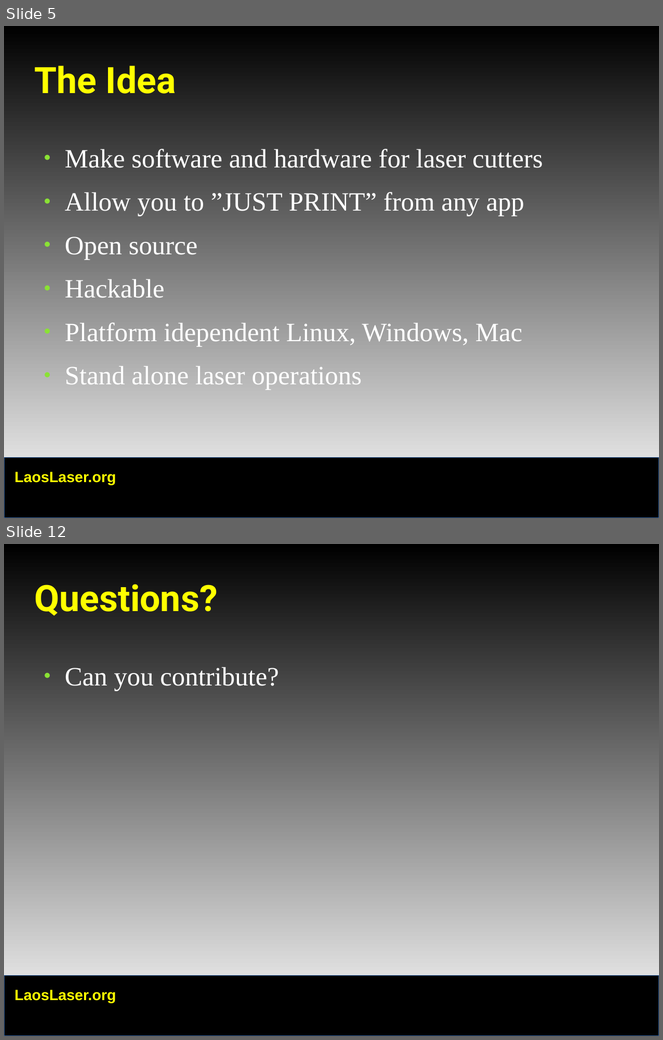
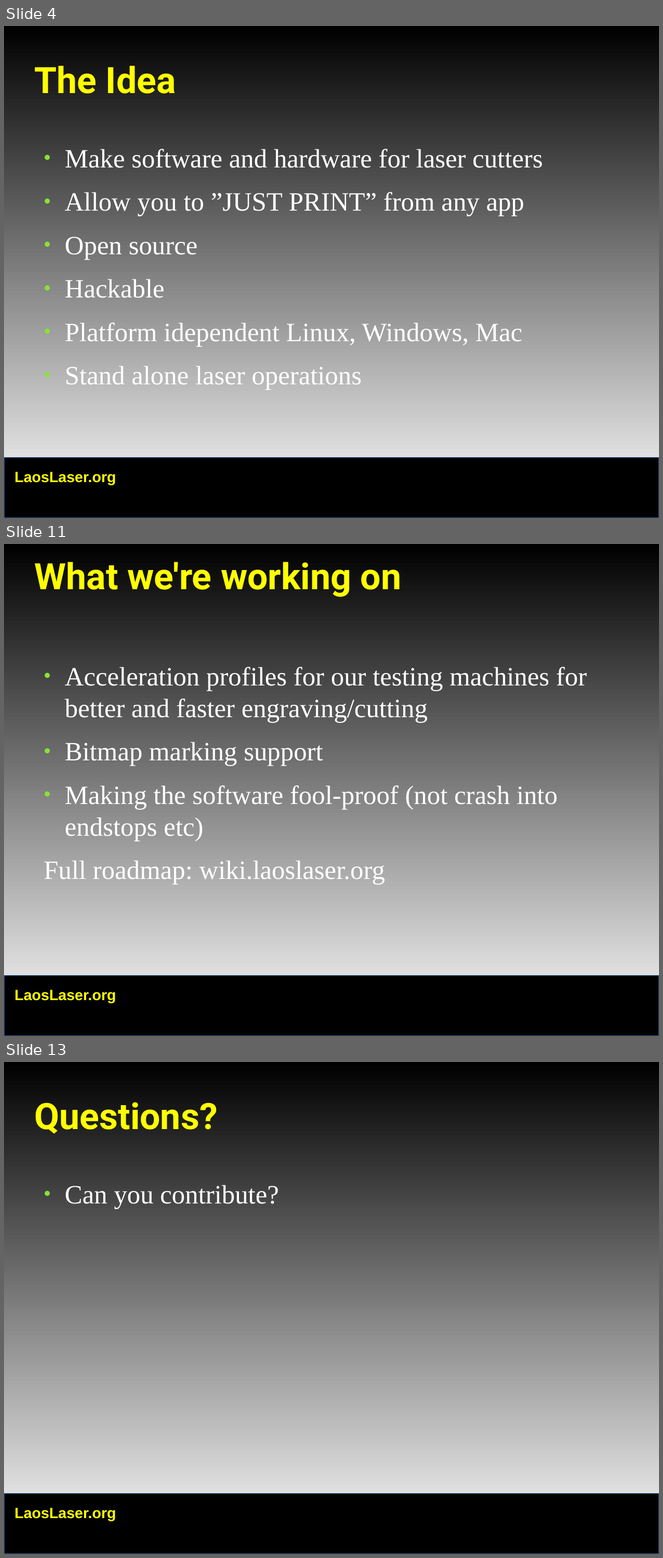
Before and after one commit to LaosLaser/Documentation, a slide deck: ccc-presentation.odp. Shown one above the other, each under a label of ours: slides 5 and 12 before the commit, slides 4, 11 and 13 after it; the slides between them are not shown. The pictures are 663x1040 and 663x1558 pixels, drawn with LibreOffice and Linux fonts; fonts in the diff are those of the drawing; background and template pictures are left out. Boxes give left, top, right and bottom in pixels: in the first picture for what was removed or moved away, otherwise in the second. Text is boxed around its words. In the diff, an @@ line names an element or a change of style, - is before the commit and + after.

```diff
--- a/ccc-presentation.odp
+++ b/ccc-presentation.odp
@@ slide 11 added at (4,544,659,1036), background gradient #000000 to #FFFFFF; not listed: 2 template elements that a slide beside it also shows @@
@@ title added at (35,562,402,597), 44 pt, text #FFFF00, bold @@
+What we're working on
@@ text added at (44,667,587,884), 32 pt, text #FFFFFF @@
+● Acceleration profiles for our testing machines for better and faster engraving/cutting
+● Bitmap marking support
+● Making the software fool-proof (not crash into endstops etc)
+Full roadmap: wiki.laoslaser.org
@@ what was slide 5 is now slide 4 @@
@@ what was slide 12 is now slide 13 @@
```
Also in this commit, not shown: 7 slides changed, 3 other slides added, 3 slides removed.
